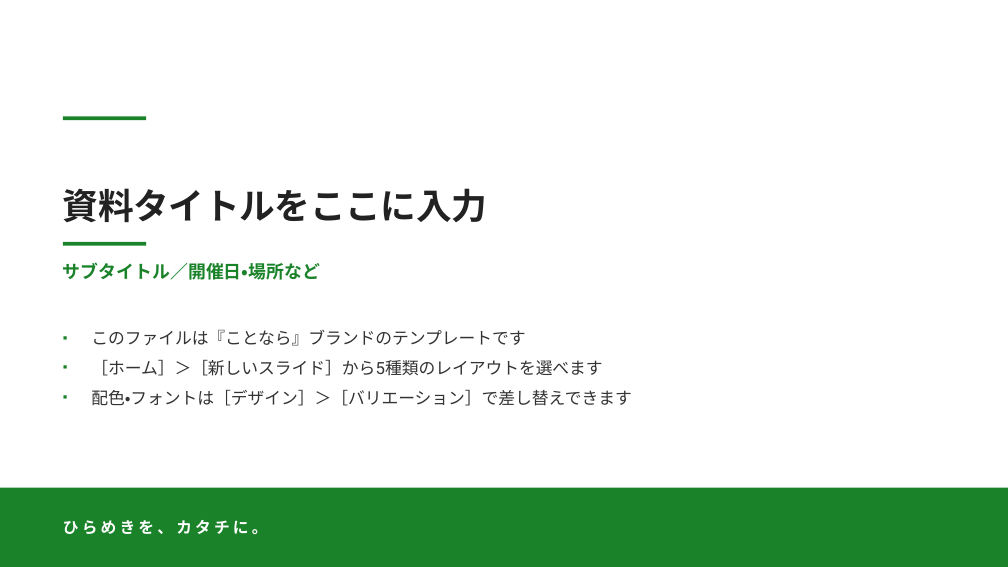
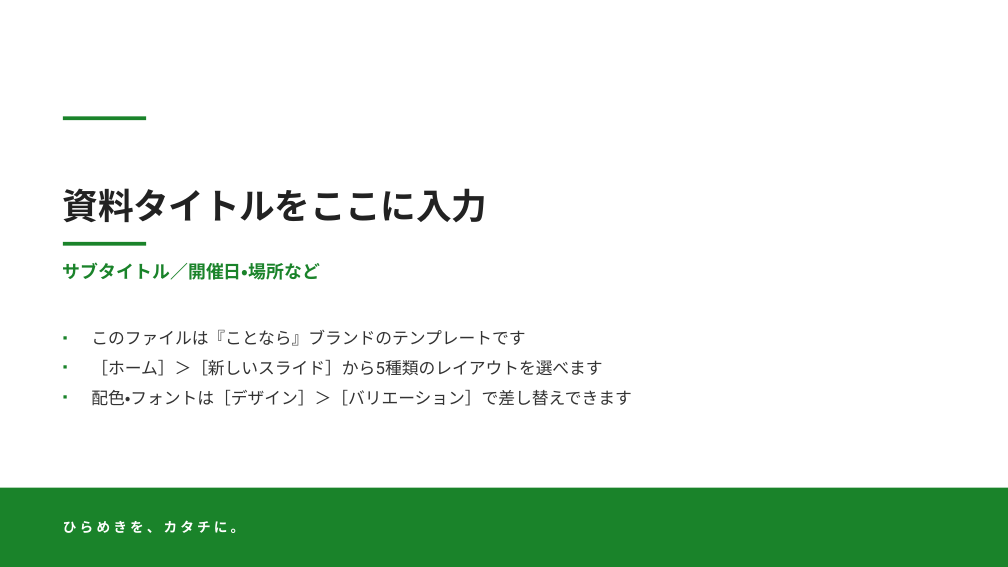
Before and after one commit to kotonara-tech/slide-template, a slide deck: slide 1 of kotonara-brand-template-nologo-2.pptx. Drawn at 1008x567 pixels with LibreOffice and Linux fonts; fonts in the diff are those of the drawing. Boxes give left, top, right and bottom in pixels: in the first picture for what was removed or moved away, otherwise in the second. Text is boxed around its words. In the diff, an @@ line names an element or a change of style, - is before the commit and + after.

```diff
--- a/kotonara-brand-template-nologo-2.pptx
+++ b/kotonara-brand-template-nologo-2.pptx
@@ rectangle "ひらめきを、カタチに。" at bbox=[0, 488, 1008, 567]: size 15 to 13 pt @@
```
Also in this commit, not shown: 3 other files.
